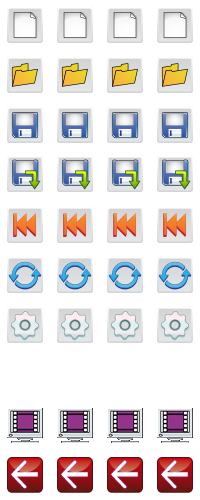
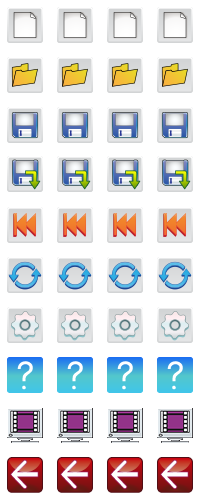
Two versions of the same layered image (w=200, h=500). Layer-by-layer changes:
renamed "? #2" to "help.png #4", painted on it over [left=57, top=357, right=93, bottom=393]
renamed "? #1" to "help.png #3", painted on it over [left=107, top=357, right=143, bottom=393]
renamed "? #3" to "help.png #2", moved it above "help.png #1", painted on it over [left=157, top=357, right=193, bottom=393]
renamed "?" to "help.png #1", painted on it over [left=7, top=357, right=43, bottom=393]
